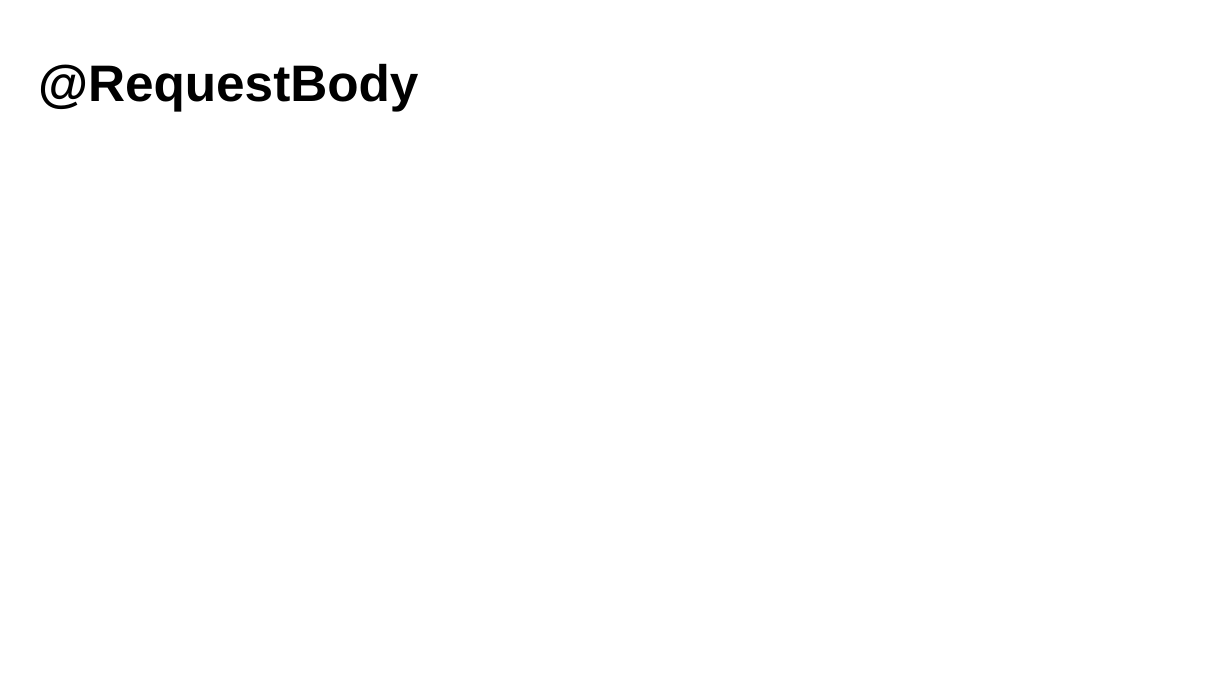
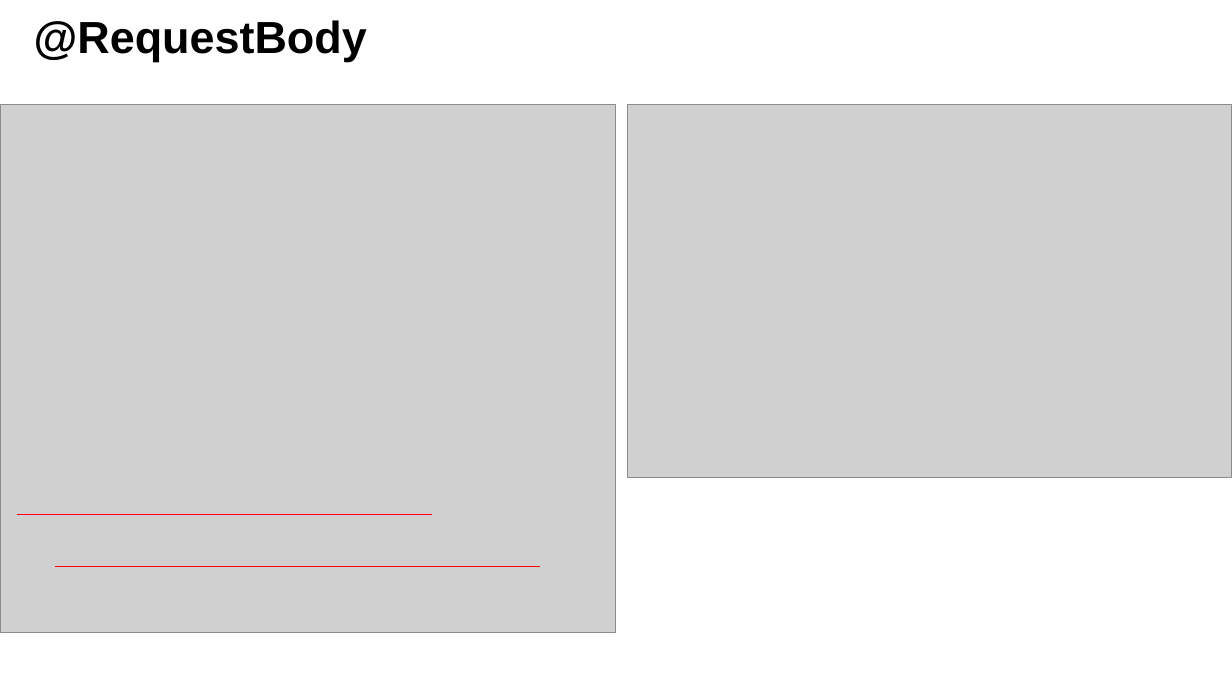
Before and after one commit to kyungmin1221/Tave_Study, a slide deck: slide 7 of 복습정리자료/spring 6주차 정리(kyungmin) .pptx. Drawn at 1232x693 pixels with LibreOffice and Linux fonts; fonts in the diff are those of the drawing; grey boxes stand for pictures. Boxes give left, top, right and bottom in pixels: in the first picture for what was removed or moved away, otherwise in the second. Text is boxed around its words. In the diff, an @@ line names an element or a change of style, - is before the commit and + after.

```diff
--- a/복습정리자료/spring 6주차 정리(kyungmin) .pptx
+++ b/복습정리자료/spring 6주차 정리(kyungmin) .pptx
@@ text "@RequestBody": place and size @@
-text "@RequestBody" at <box>38,63,419,111</box>
+text "@RequestBody" at <box>34,20,367,62</box>
@@ text "@RequestBody" at <box>34,20,367,62</box>: size 40 to 35 pt @@
@@ picture added at <box>0,104,616,633</box> @@
@@ picture added at <box>628,104,1232,478</box> @@
@@ line added from (17, 514) to (433, 514), #FF0000 0.5 pt @@
@@ line added from (55, 567) to (540, 567), #FF0000 0.5 pt @@
```
Also in this commit, not shown: 2 other slides changed, 4 slides added, 4 slides removed, 1 other file.
